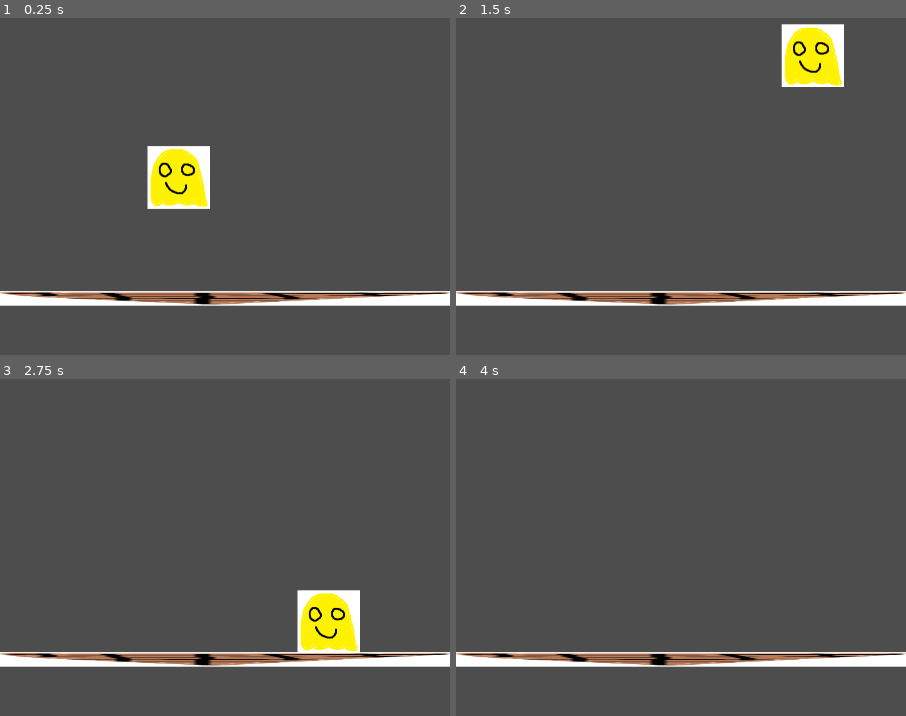
Above: before the commit, frames 1-4 (two rows, left to right).
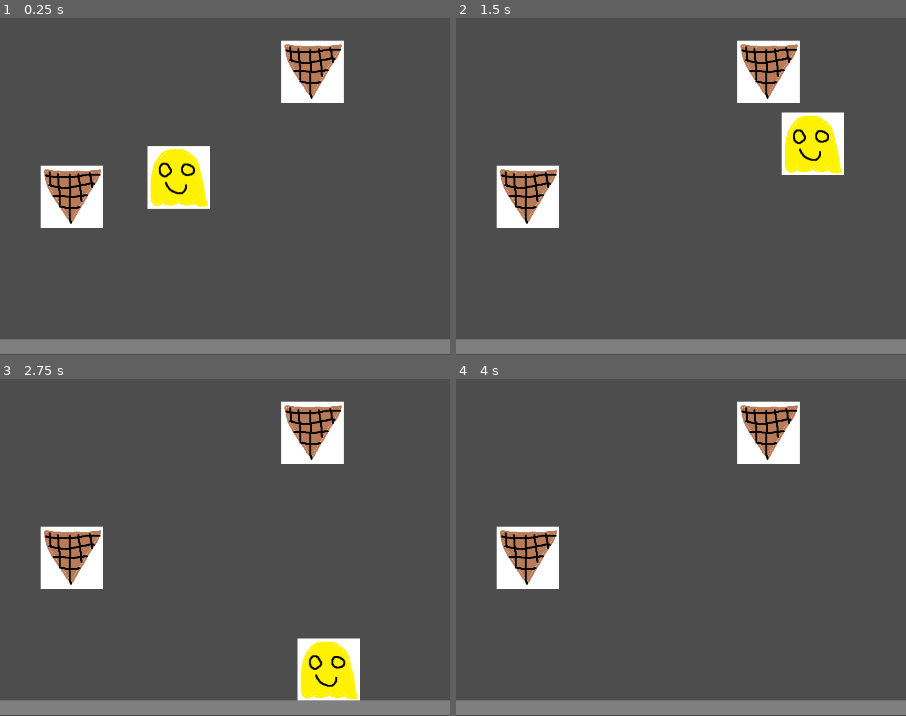
Above: after the commit, the same moments.

Repository: bsu-cs315/E2-hovell
Game: Godot game, scene res://scenes/level.tscn
Same seed, same stepped clock (60 frames per second), same inputs: the game is played once before the commit and once after it.
Inputs:
- Up to frame 1 (0.25 s): no input
- Up to frame 2 (1.5 s): hold Right (ui_right) from 0.53 s (still down); tap Up (ui_up) at 0.77 s
- Up to frame 3 (2.75 s): tap Up (ui_up) at 1.52 s; release Right (ui_right) at 2.03 s; hold Left (ui_left) from 2.03 s (still down)
- Up to frame 4 (4 s): release Left (ui_left) at 2.78 s; hold Right (ui_right) from 2.78 s (still down); tap Up (ui_up) at 3.02, 3.77 s

The runs differ from the first frame. In frame 1, 14% of the frame differs, in the area x 0-100%, y 6-100%; in frame 2, 19%, in the area x 0-100%, y 1-100%; in frame 3, 18%; in frame 4, 14%.

Commit message:
Add cone scene to level scene

Diff:
--- /dev/null
+++ b/project/scenes/cone.tscn
@@ -0,0 +1,15 @@
+[gd_scene load_steps=3 format=3 uid="uid://3nmjqsdqle3w"]
+
+[ext_resource type="Texture2D" uid="uid://pvqudvnvfftq" path="res://graphics/cone.png" id="1_86qtt"]
+
+[sub_resource type="RectangleShape2D" id="RectangleShape2D_ebhqg"]
+size = Vector2(93, 89)
+
+[node name="Cone" type="StaticBody2D"]
+
+[node name="Sprite2D" type="Sprite2D" parent="."]
+texture = ExtResource("1_86qtt")
+
+[node name="CollisionShape2D" type="CollisionShape2D" parent="."]
+position = Vector2(0.5, 0.5)
+shape = SubResource("RectangleShape2D_ebhqg")
--- a/project/scenes/floor.tscn
+++ b/project/scenes/floor.tscn
@@ -1,6 +1,6 @@
 [gd_scene load_steps=3 format=3 uid="uid://cddo3dulwurht"]
 
-[ext_resource type="Texture2D" uid="uid://pvqudvnvfftq" path="res://graphics/cone.png" id="1_05jqc"]
+[ext_resource type="Texture2D" uid="uid://dbjorfh3f16mk" path="res://graphics/floor.png" id="1_7tjxh"]
 
 [sub_resource type="RectangleShape2D" id="RectangleShape2D_x0iik"]
 size = Vector2(735, 20)
@@ -10,7 +10,7 @@
 [node name="Sprite2D" type="Sprite2D" parent="."]
 position = Vector2(345.5, 1.5)
 scale = Vector2(7.91, 0.23)
-texture = ExtResource("1_05jqc")
+texture = ExtResource("1_7tjxh")
 
 [node name="CollisionShape2D" type="CollisionShape2D" parent="."]
 position = Vector2(357.5, 0)
--- a/project/scenes/level.tscn
+++ b/project/scenes/level.tscn
@@ -1,7 +1,8 @@
-[gd_scene load_steps=3 format=3 uid="uid://cabhv646fd1"]
+[gd_scene load_steps=4 format=3 uid="uid://cabhv646fd1"]
 
 [ext_resource type="PackedScene" uid="uid://djfin4f42kgbi" path="res://scenes/ice_cream.tscn" id="1_3q4dh"]
 [ext_resource type="PackedScene" uid="uid://cddo3dulwurht" path="res://scenes/floor.tscn" id="2_2h426"]
+[ext_resource type="PackedScene" uid="uid://3nmjqsdqle3w" path="res://scenes/cone.tscn" id="3_hk6kx"]
 
 [node name="Level" type="Node2D"]
 
@@ -9,4 +10,10 @@
 position = Vector2(286, 967)
 
 [node name="Floor" parent="." instance=ExtResource("2_2h426")]
-position = Vector2(6, 1188)
+position = Vector2(8, 1265)
+
+[node name="Cone" parent="." instance=ExtResource("3_hk6kx")]
+position = Vector2(115, 1027)
+
+[node name="Cone2" parent="." instance=ExtResource("3_hk6kx")]
+position = Vector2(500, 827)
Binary file added: project/graphics/floor.png
Not shown, added: project/graphics/floor.png.import
